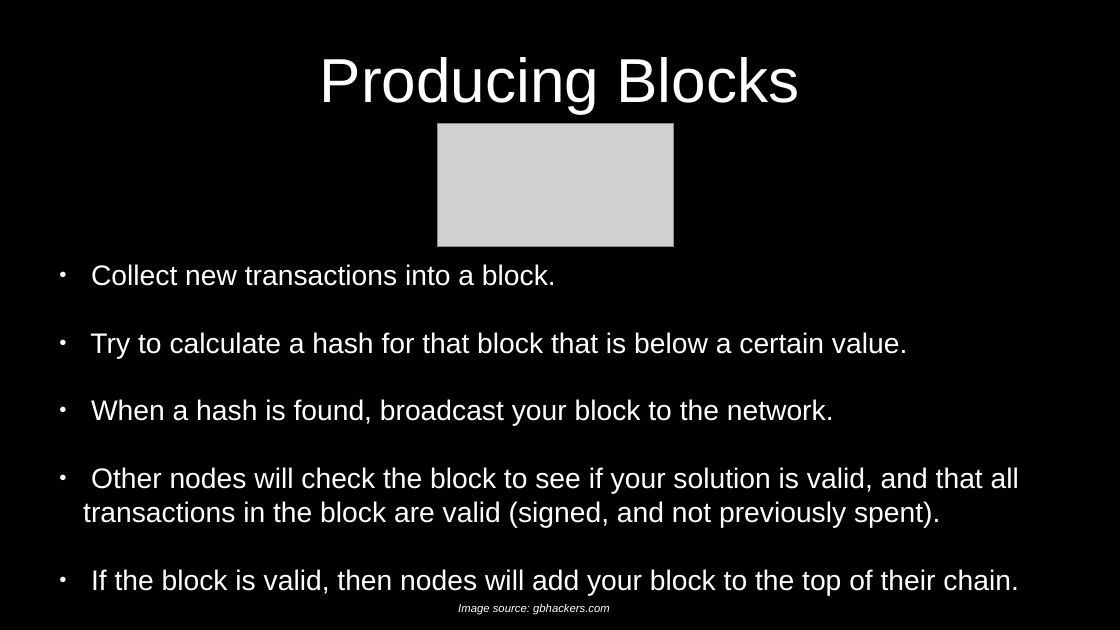
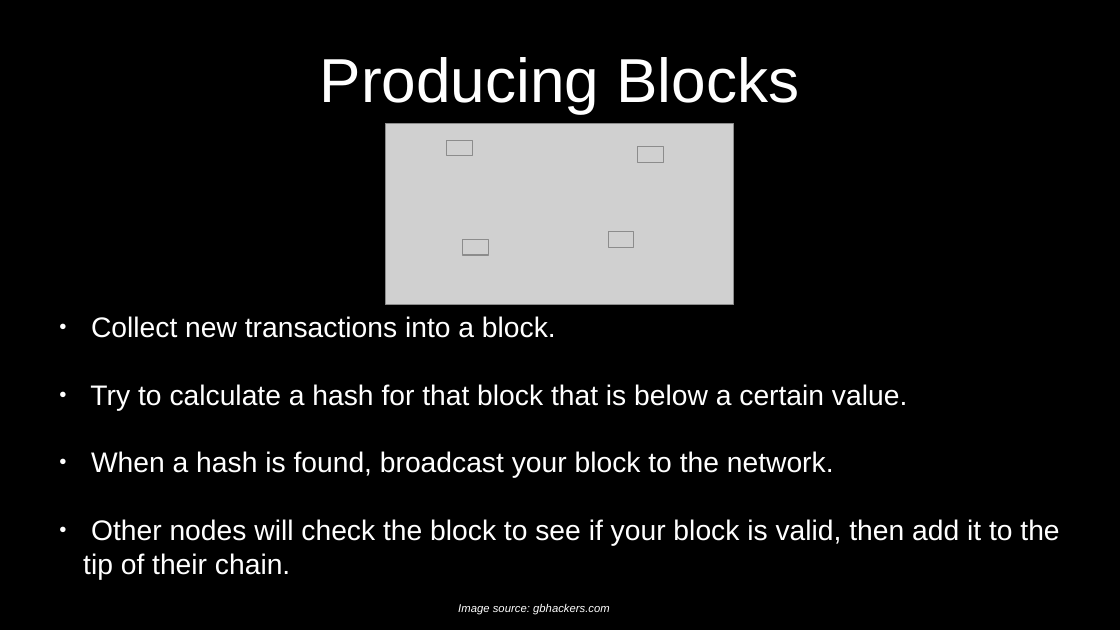
Before and after one commit to cmdruid/bitcoin-programming, a slide deck: slide 21 of slides/bitcoin-whitepaper-review.odp. Drawn at 1120x630 pixels with LibreOffice and Linux fonts; fonts in the diff are those of the drawing; grey boxes stand for pictures. Boxes give left, top, right and bottom in pixels: in the first picture for what was removed or moved away, otherwise in the second. Text is boxed around its words. In the diff, an @@ line names an element or a change of style, - is before the commit and + after.

```diff
--- a/slides/bitcoin-whitepaper-review.odp
+++ b/slides/bitcoin-whitepaper-review.odp
@@ picture: place and size @@
-picture at (437,123,673,246)
+picture at (385,123,733,305)
@@ picture added at (447,140,473,157) @@
@@ picture added at (638,146,664,163) @@
@@ picture added at (462,239,488,255) @@
@@ picture added at (609,232,634,248) @@
@@ subtitle "Collect new transactions into a ...": place and size @@
-subtitle "Collect new transactions into a ..." at (83,264,1019,596)
+subtitle "Collect new transactions into a ..." at (83,316,1059,580)
@@ subtitle at (83,519,1059,580): text changed @@
-● Other nodes will check the block to see if your solution is valid, and that all transactions in the block are valid (signed, and not previously spent).
-● If the block is valid, then nodes will add your block to the top of their chain.
+● Other nodes will check the block to see if your block is valid, then add it to the tip of their chain.
```
Also in this commit, not shown: 6 other slides changed, 2 slides added, 3 slides removed, 1 other file.
